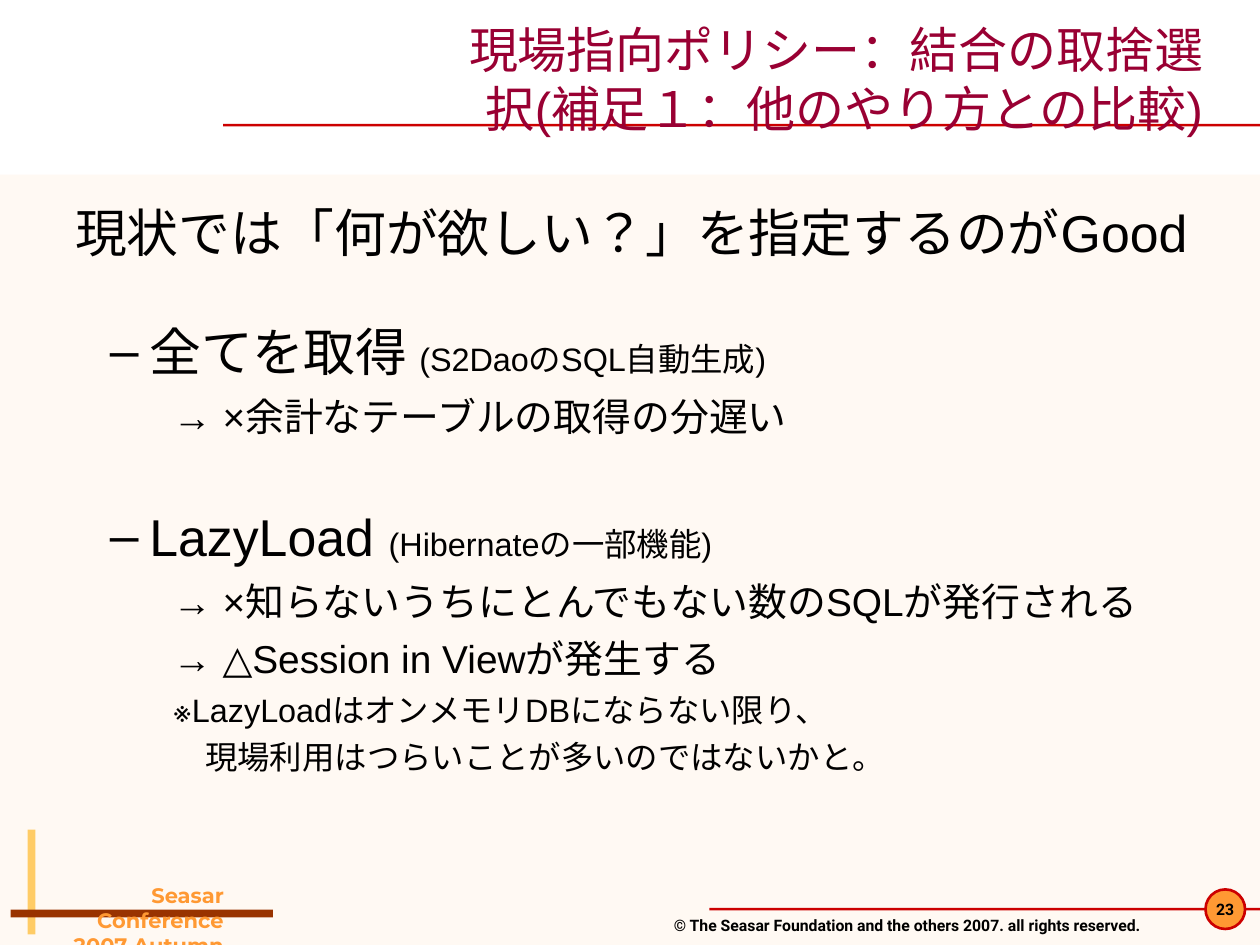
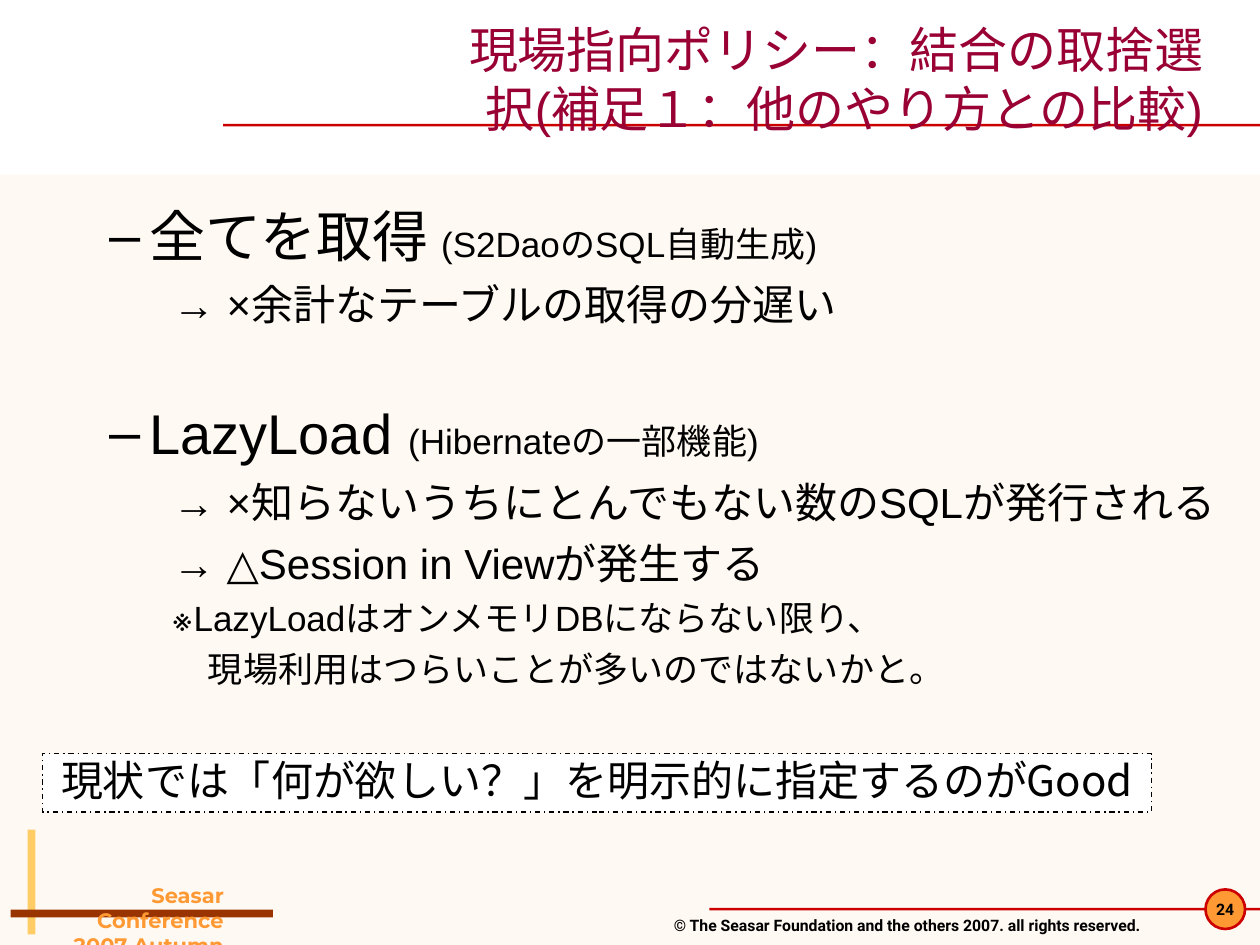
Before and after one commit to seasarorg/dbflute, a slide deck: slide 24 of dbflute/etc/doc/pres/sc2007a_2-DBFlute.ppt (slide 23 before the commit). Drawn at 1260x945 pixels with LibreOffice and Linux fonts; fonts in the diff are those of the drawing; background and template pictures are left out. Boxes give left, top, right and bottom in pixels: in the first picture for what was removed or moved away, otherwise in the second. Text is boxed around its words. In the diff, an @@ line names an element or a change of style, - is before the commit and + after.

```diff
--- a/dbflute/etc/doc/pres/sc2007a_2-DBFlute.ppt
+++ b/dbflute/etc/doc/pres/sc2007a_2-DBFlute.ppt
@@ text "全てを取得 (S2DaoのSQL自動生成)" at (149, 210, 1216, 685): size 29.6 to 32 pt in "全てを取得", "LazyLoad"; size 18.5 to 20 pt in "(S2DaoのSQL自動生成)", "(Hibernateの一部機能)", "※LazyLoadはオンメモリDBにならない限り、", "現場利用はつらいことが多いのではないかと。"; size 22.2 to 24 pt in "→ ×余計なテーブルの取得の分遅い", "→ ×知らないうちにとんでもない数のSQLが発行される", "→ △Session in Viewが発生する" @@
@@ text at (75, 208, 1187, 257): paragraph removed @@
-現状では「何が欲しい？」を指定するのがGood
@@ rectangle added at (43, 753, 1152, 811), fill #FFFFFF, outline #000000 0.74 pt dashed, 24 pt, text #000000 @@
+現状では「何が欲しい？」を明示的に指定するのがGood
@@ page number at (1216, 903, 1234, 915): text changed @@
-23
+24
```
Also in this commit, not shown: 18 other slides changed, 3 slides added.
